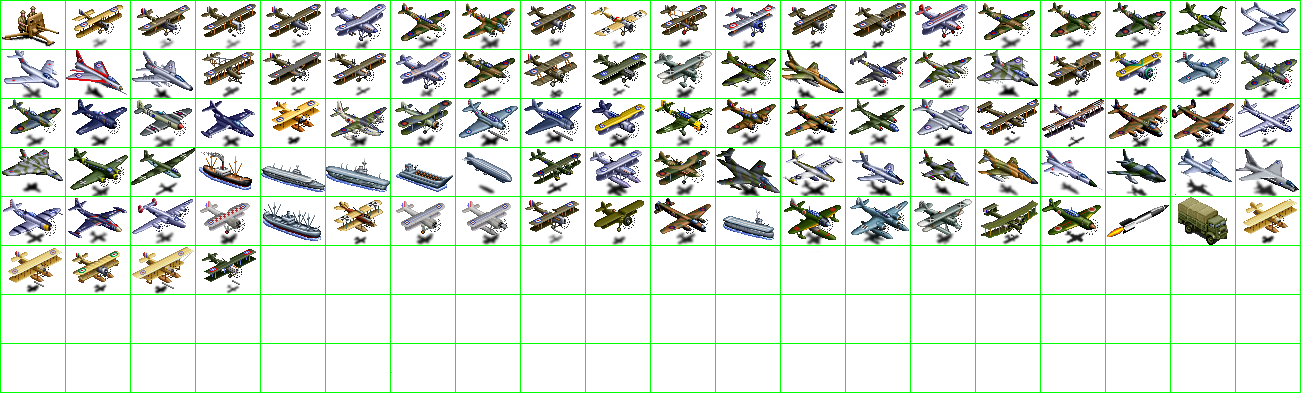
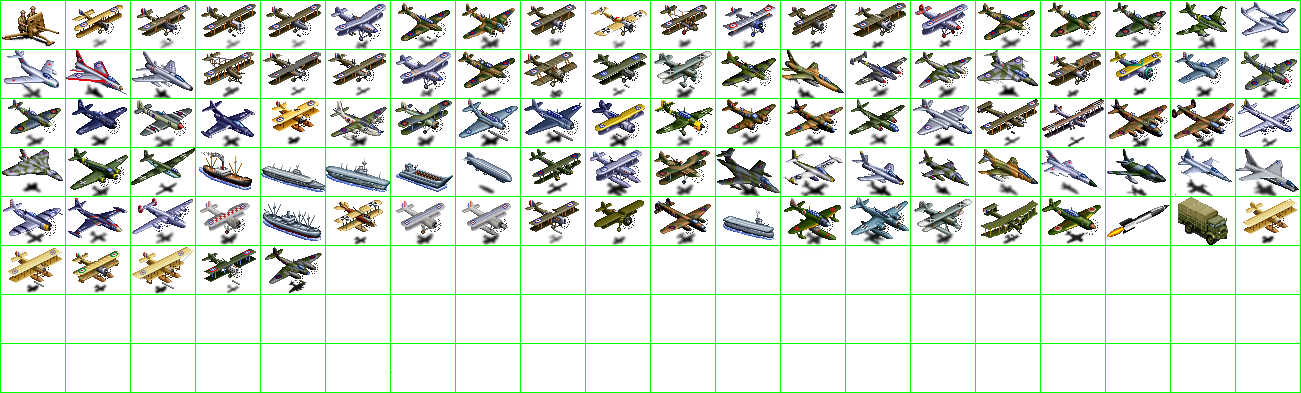
Before/after of a 1301x393 layered artwork. What changed in the layer stack:
painted on "units" over (x1=265, y1=247, x2=322, y2=294)
